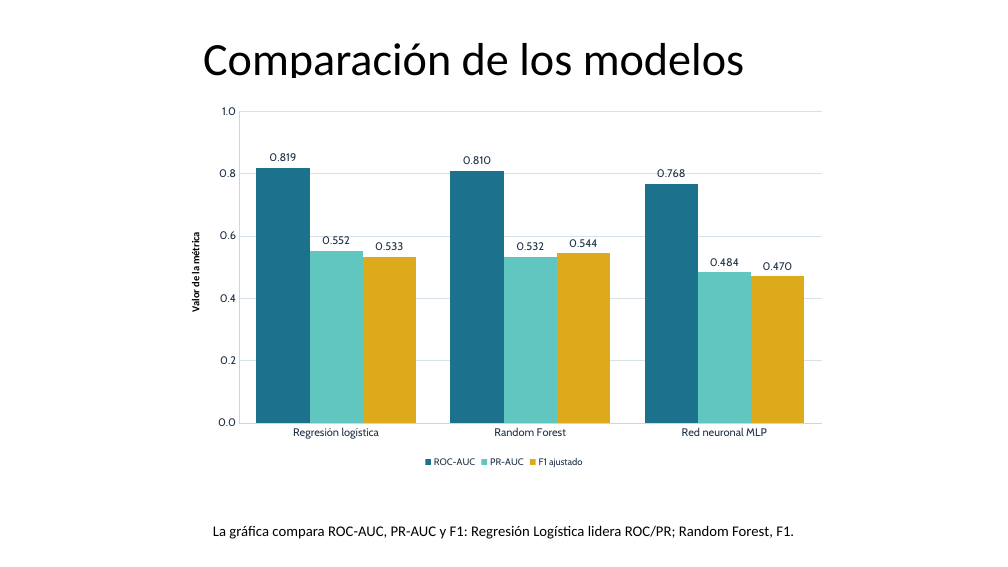
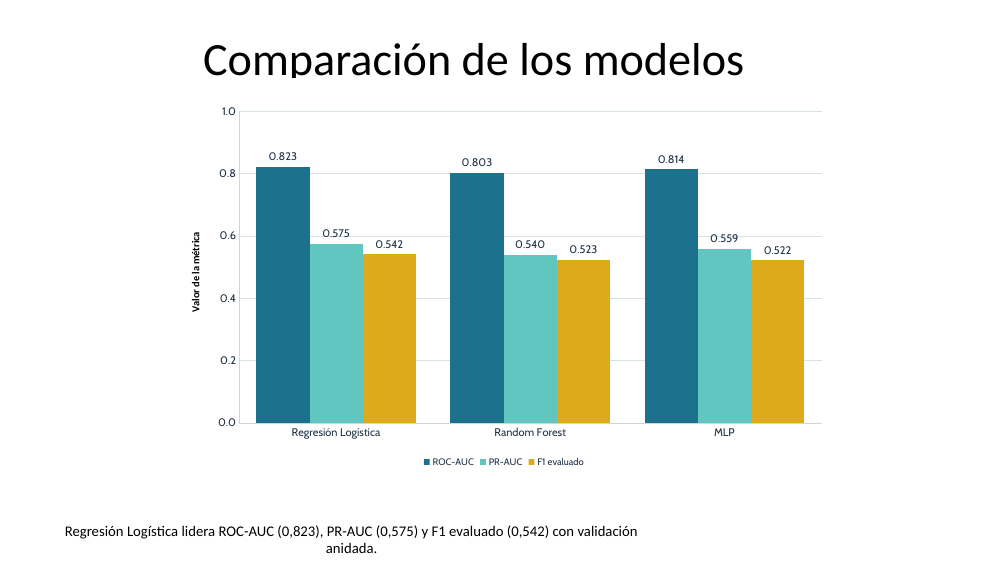
Before and after one commit to gitbeatriz123/Proyecto_Prediccion_Rotacion_Empleados_Beatriz.Velayos, a slide deck: slide 4 of docs/Presentacion_Proyecto_Rotacion.pptx. Drawn at 1008x567 pixels with LibreOffice and Linux fonts; fonts in the diff are those of the drawing. Boxes give left, top, right and bottom in pixels: in the first picture for what was removed or moved away, otherwise in the second. Text is boxed around its words. In the diff, an @@ line names an element or a change of style, - is before the commit and + after.

```diff
--- a/docs/Presentacion_Proyecto_Rotacion.pptx
+++ b/docs/Presentacion_Proyecto_Rotacion.pptx
@@ column chart at <box>173,97,835,471</box> @@
-categories: Regresión logística, Random Forest, Red neuronal MLP
+categories: Regresión Logística, Random Forest, MLP
-ROC-AUC: 0.818723, 0.809993, 0.768415
+ROC-AUC: 0.822518, 0.802766, 0.814
-PR-AUC: 0.552499, 0.532389, 0.483974
+PR-AUC: 0.57533, 0.54044, 0.559044
-F1 ajustado: 0.533333, 0.54417, 0.470135
+F1 evaluado: 0.541644, 0.523409, 0.52177
@@ text at <box>65,525,638,553</box>: text changed @@
-La gráfica compara ROC-AUC, PR-AUC y F1: Regresión Logística lidera ROC/PR; Random Forest, F1.
+Regresión Logística lidera ROC-AUC (0,823), PR-AUC (0,575) y F1 evaluado (0,542) con validación anidada.
```
Also in this commit, not shown: 7 other slides changed, 18 other files.
